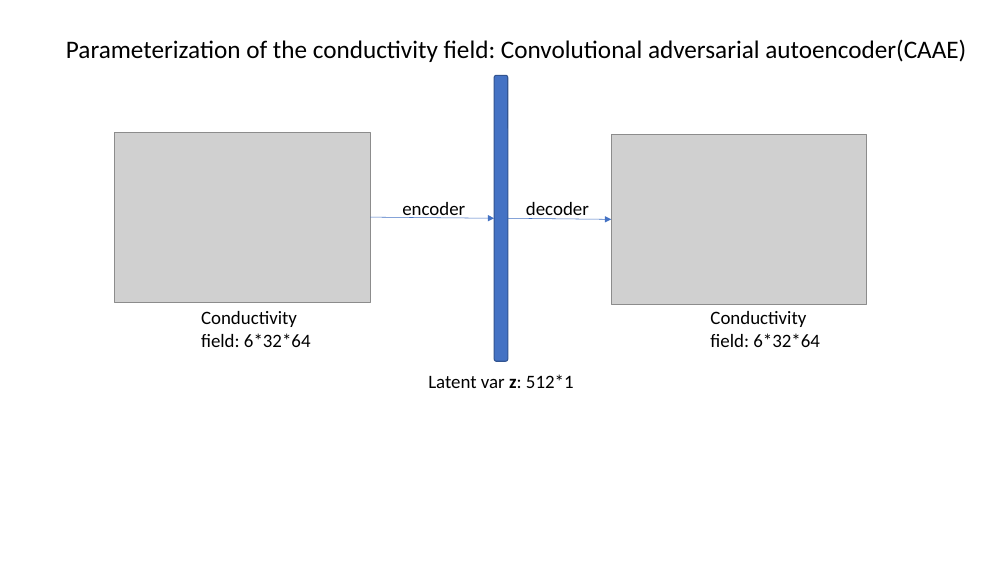
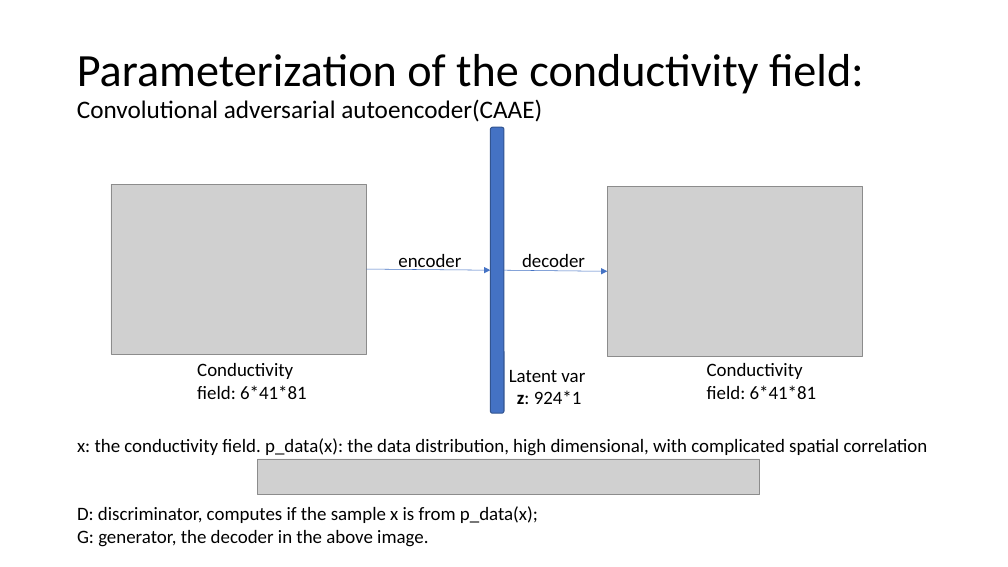
Before and after one commit to ZitongZhou/react_inverse, a slide deck: slide 6 of bayesian.pptx (slide 2 before the commit). Drawn at 1008x567 pixels with LibreOffice and Linux fonts; fonts in the diff are those of the drawing; grey boxes stand for pictures. Boxes give left, top, right and bottom in pixels: in the first picture for what was removed or moved away, otherwise in the second. Text is boxed around its words. In the diff, an @@ line names an element or a change of style, - is before the commit and + after.

```diff
--- a/bayesian.pptx
+++ b/bayesian.pptx
@@ title "Parameterization of the conductivity field: ...": place and size @@
-title "Parameterization of the conductivity field: ..." at (66,39,966,62)
+title "Parameterization of the conductivity field: ..." at (77,54,864,122)
@@ title "Parameterization of the conductivity field: ..." at (77,54,864,122): size 24 to 44 pt in "Parameterization of the conductivity field:"; line spacing 1 to 0.9; vertical alignment top to middle @@
@@ 2 pictures, 2 texts, 2 arrows, 1 rounded rectangle: place and size @@
-2 pictures, 2 texts, 2 arrows, 1 rounded rectangle at (115,76,867,361)
+2 pictures, 2 texts, 2 arrows, 1 rounded rectangle at (111,127,863,413)
@@ text at (197,363,307,399): text changed @@
-Conductivity field: 6*32*64
+Conductivity field: 6*41*81
@@ text at (509,370,585,404): text changed @@
-Latent var z: 512*1
+Latent var
+z: 924*1
@@ text at (707,363,817,399): text changed @@
-Conductivity field: 6*32*64
+Conductivity field: 6*41*81
@@ text added at (77,438,928,547), 18 pt, text #000000 @@
+x: the conductivity field. p_data(x): the data distribution, high dimensional, with complicated spatial correlation
+D: discriminator, computes if the sample x is from p_data(x);
+G: generator, the decoder in the above image.
@@ picture added at (258,459,760,495) @@
```
Also in this commit, not shown: 1 other slide changed, 10 slides added, 1 slide removed, 4 other files.
